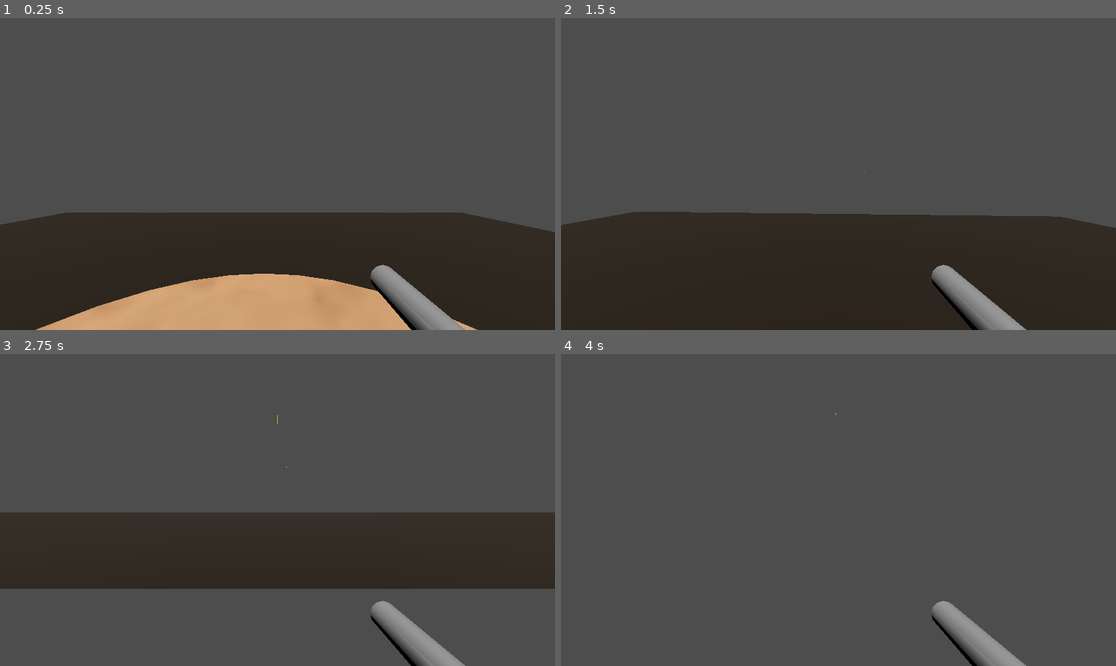
Above: before the commit, frames 1-4 (two rows, left to right).
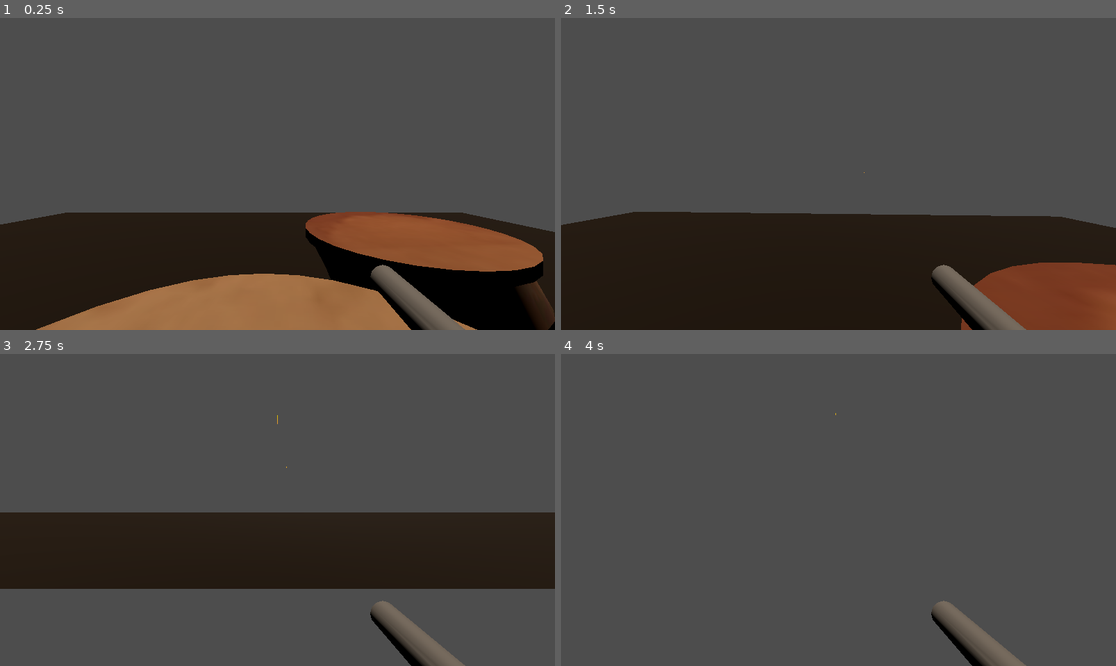
Above: after the commit, the same moments.

Repository: MangiameliFabio/NordicGameJam2026
Game: Godot game, scene res://Levels/DomTest.tscn
Two runs of this game, one before a commit and one after it. Both use one fixed random seed, a clock stepped at 60 frames per second and the inputs below. This scene is started directly instead of the project's main scene.
Inputs (mouse positions are in pixels of both pictures, inside the frame that each line leads up to):
- Up to frame 1 (0.25 s): no input
- Up to frame 2 (1.5 s): move the mouse to (866, 174) at 0.52 s; press the mouse at (866, 174) at 0.53 s; hold W (Forward) from 0.53 s (still down); tap Space (Jump) at 0.77 s; move the mouse to (810, 174) at 1.27 s; release the mouse at (810, 174) at 1.28 s; tap Shift (Sprint) at 1.35 s
- Up to frame 3 (2.75 s): keep holding W (Forward); tap Space (Jump) at 1.52 s; move the mouse to (288, 503) at 2.02 s; press the mouse at (288, 503) at 2.03 s
- Up to frame 4 (4 s): keep holding W (Forward); move the mouse to (832, 516) at 2.77 s; release the mouse at (832, 516) at 2.78 s; tap Shift (Sprint) at 2.85 s; tap Space (Jump) at 3.02, 3.77 s; tap Enter at 3.5 s; move the mouse to (877, 513) at 3.52 s; press the mouse at (877, 513) at 3.53 s

The runs differ from the first frame. In frame 1, 20% of the frame differs, in the area x 6-100%, y 62-100%; in frame 2, 6.0%; in frame 3, 1.4%; in frame 4, 1.4%.

Commit message:
bounce platform has model now

Diff:
--- a/BouncePlatform.tscn
+++ /dev/null
@@ -1,5 +0,0 @@
-[gd_scene format=3 uid="uid://cbngvr3auqtxu"]
-
-[ext_resource type="PackedScene" uid="uid://ckrm5vhotgkmu" path="res://Environment/Platform/Platform.tscn" id="1_kpv6u"]
-
-[node name="Platform" unique_id=1213076847 instance=ExtResource("1_kpv6u")]
--- a/Environment/Platform/BouncePlatform.tscn
+++ b/Environment/Platform/BouncePlatform.tscn
@@ -2,32 +2,25 @@
 
 [ext_resource type="Script" uid="uid://cwfd50c823fyh" path="res://Environment/Platform/DisappearingPlatform.gd" id="1_5hajr"]
 [ext_resource type="Script" uid="uid://doiqa6txlos1w" path="res://Environment/Platform/BounceComponent.gd" id="2_w4yhl"]
-
-[sub_resource type="StandardMaterial3D" id="StandardMaterial3D_w4yhl"]
-albedo_color = Color(0.35078216, 0.3693218, 0.24851328, 1)
-
-[sub_resource type="CylinderMesh" id="CylinderMesh_4qklx"]
-material = SubResource("StandardMaterial3D_w4yhl")
-height = 0.5
+[ext_resource type="PackedScene" uid="uid://dcm7ix7rsbowf" path="res://Assets/Textured Models/trampoline.glb" id="3_4qklx"]
 
 [sub_resource type="CylinderShape3D" id="CylinderShape3D_m23ea"]
-height = 0.50024414
+height = 0.24429321
+radius = 0.99316406
 
 [sub_resource type="CylinderShape3D" id="CylinderShape3D_3yj1p"]
-height = 0.50479126
+height = 0.3622589
+radius = 0.82958984
 
 [node name="BouncePlatform" type="AnimatableBody3D" unique_id=607921131 node_paths=PackedStringArray("PlatformMesh")]
 collision_layer = 6
 collision_mask = 6
 script = ExtResource("1_5hajr")
-PlatformMesh = NodePath("MeshInstance3D")
+PlatformMesh = NodePath("trampoline")
 metadata/_custom_type_script = "uid://cwfd50c823fyh"
 
-[node name="MeshInstance3D" type="MeshInstance3D" parent="." unique_id=2126887505]
-mesh = SubResource("CylinderMesh_4qklx")
-
 [node name="CollisionShape3D" type="CollisionShape3D" parent="." unique_id=1997754158]
-transform = Transform3D(1, 0, 0, 0, 1, 0, 0, 0, 1, 0, -0.003540039, 0)
+transform = Transform3D(1, 0, 0, 0, 1, 0, 0, 0, 1, 0, -0.060682446, 0)
 shape = SubResource("CylinderShape3D_m23ea")
 
 [node name="BounceArea" type="Area3D" parent="." unique_id=627325038]
@@ -36,5 +29,7 @@
 script = ExtResource("2_w4yhl")
 
 [node name="CollisionShape3D" type="CollisionShape3D" parent="BounceArea" unique_id=1982659320]
-transform = Transform3D(1, 0, 0, 0, 1, 0, 0, 0, 1, 0, 0.004837036, 0)
+transform = Transform3D(1, 0, 0, 0, 1, 0, 0, 0, 1, 0, -0.088284984, 0)
 shape = SubResource("CylinderShape3D_3yj1p")
+
+[node name="trampoline" parent="." unique_id=1549058757 instance=ExtResource("3_4qklx")]
--- a/Environment/Platform/DisappearingPlatform.gd
+++ b/Environment/Platform/DisappearingPlatform.gd
@@ -2,7 +2,7 @@
 
 @export_category("Platform Movement")
 @export var TimeTilCollapse : float = 2
-@export var CollapseMaxSpeed : float = 5
+@export var CollapseMaxSpeed : float = 3
 @export var CollapseAcceleration : float = 2
 @export var TimeTilDespawn : float = 5
 
--- a/Levels/DomTest.tscn
+++ b/Levels/DomTest.tscn
@@ -6,17 +6,29 @@
 [ext_resource type="PackedScene" uid="uid://dd0sueaiygwb1" path="res://Environment/Platform 2.tscn" id="4_bvi20"]
 [ext_resource type="PackedScene" uid="uid://be3q48uouspff" path="res://Environment/Pillar1-texture.tscn" id="5_r83mg"]
 [ext_resource type="PackedScene" uid="uid://dot55ud2rc1dc" path="res://Environment/Pillar2-texture.tscn" id="6_dyrbm"]
+[ext_resource type="PackedScene" uid="uid://b81g1jcfypx02" path="res://Environment/Platform/BouncePlatform.tscn" id="7_bvi20"]
 
 [sub_resource type="PlaneMesh" id="PlaneMesh_3pvvw"]
 
 [sub_resource type="StandardMaterial3D" id="StandardMaterial3D_r83mg"]
 albedo_color = Color(0.1237779, 0.080803774, 0, 1)
 
+[sub_resource type="CylinderMesh" id="CylinderMesh_dyrbm"]
+
+[sub_resource type="CylinderMesh" id="CylinderMesh_bvi20"]
+
+[sub_resource type="CylinderMesh" id="CylinderMesh_6hxdk"]
+
 [node name="DomTest" type="Node3D" unique_id=2091618539]
 
 [node name="PlayerCharacter" parent="." unique_id=57928311 instance=ExtResource("1_3pvvw")]
 transform = Transform3D(1, 0, 0, 0, 1, 0, 0, 0, 1, 4.4326715, 11.585972, -4.2857566)
 MaxMovementSpeed = 5.0
+
+[node name="DirectionalLight3D" type="DirectionalLight3D" parent="." unique_id=72789605]
+transform = Transform3D(0.91822535, 0.36252514, 0.15949221, 0, -0.40269876, 0.91533256, 0.39605838, -0.8404816, -0.3697682, 0, 15.284137, 0)
+light_color = Color(0.799854, 0.72377974, 0.6421901, 1)
+light_volumetric_fog_energy = 3.851
 
 [node name="Platform1" parent="." unique_id=519910090 instance=ExtResource("2_r83mg")]
 transform = Transform3D(0.22799252, 0, -0.19498566, 0, 0.29999998, 0, 0.19498566, 0, 0.22799252, -5.0693808, 1.7871499, 0.9237349)
@@ -27,17 +39,35 @@
 [node name="Platform2" parent="." unique_id=931645337 instance=ExtResource("4_bvi20")]
 transform = Transform3D(0.3, 0, 0, 0, 0.3, 0, 0, 0, 0.3, -1.1026123, 2.0196848, -0.19207287)
 
+[node name="Platform12" parent="." unique_id=360391248 instance=ExtResource("4_bvi20")]
+transform = Transform3D(0.2564627, 0, -0.15564987, 0, 0.29999998, 0, 0.15564987, 0, 0.2564627, 5.6529922, 1.8561792, -7.1262035)
+
 [node name="Platform3" parent="." unique_id=1090433255 instance=ExtResource("4_bvi20")]
-transform = Transform3D(0.20937087, 0, -0.2148577, 0, 0.29999998, 0, 0.2148577, 0, 0.20937087, 4.896957, 1.0328116, 6.2759023)
+transform = Transform3D(0.20937087, 0, -0.2148577, 0, 0.29999998, 0, 0.2148577, 0, 0.20937087, 5.9570746, 1.0328116, 6.2759023)
+
+[node name="Platform9" parent="." unique_id=601586335 instance=ExtResource("4_bvi20")]
+transform = Transform3D(0.20937087, 0, -0.2148577, 0, 0.29999998, 0, 0.2148577, 0, 0.20937087, 6.1470447, 1.9770856, 1.5245824)
+
+[node name="Platform8" parent="." unique_id=111470243 instance=ExtResource("4_bvi20")]
+transform = Transform3D(0.29941756, -0.018487021, 0.0027070204, 0.018486269, 0.2994298, 0.00016713349, -0.002712175, 0, 0.2999877, -1.1272243, 1.9392208, 8.1435585)
 
 [node name="Platform4" parent="." unique_id=1364863283 instance=ExtResource("2_r83mg")]
 transform = Transform3D(0.3, 0, 0, 0, 0.3, 0, 0, 0, 0.3, 2.8953133, 1.9002938, 8.149623)
 
 [node name="Platform5" parent="." unique_id=562556492 instance=ExtResource("2_r83mg")]
-transform = Transform3D(0.3, 0, 0, 0, 0.3, 0, 0, 0, 0.3, 1.3822544, 1.9002938, 8.149623)
+transform = Transform3D(0.3, 0, 0, 0, 0.3, 0, 0, 0, 0.3, 1.3822544, 1.8514726, 8.149623)
 
 [node name="Platform7" parent="." unique_id=1841532792 instance=ExtResource("2_r83mg")]
 transform = Transform3D(0.3, 0, 0, 0, 0.3, 0, 0, 0, 0.3, -0.12639973, 1.9002938, 8.149623)
+
+[node name="Platform13" parent="." unique_id=1451900718 instance=ExtResource("2_r83mg")]
+transform = Transform3D(0.17143327, 0, -0.24619225, 0, 0.29999998, 0, 0.24619225, 0, 0.17143327, -5.813772, 2.0597892, 14.407725)
+
+[node name="Platform14" parent="." unique_id=1507742852 instance=ExtResource("2_r83mg")]
+transform = Transform3D(0.17143327, 0, -0.24619225, 0, 0.29999998, 0, 0.24619225, 0, 0.17143327, -6.6784015, 2.010968, 13.166047)
+
+[node name="Platform15" parent="." unique_id=1279298106 instance=ExtResource("2_r83mg")]
+transform = Transform3D(0.17143327, 0, -0.24619225, 0, 0.29999998, 0, 0.24619225, 0, 0.17143327, -7.540513, 2.0597892, 11.927984)
 
 [node name="MeshInstance3D" type="MeshInstance3D" parent="." unique_id=2062909304]
 transform = Transform3D(64.82076, 0, 0, 0, 1.39572, 0, 0, 0, 71.06086, 0, 0, 0)
@@ -59,9 +89,6 @@
 [node name="Pillar5" parent="." unique_id=739054985 instance=ExtResource("5_r83mg")]
 transform = Transform3D(-0.53963804, 0, 0.84189713, 0, 1, 0, -0.84189713, 0, -0.53963804, -5.4901714, -3.0759115, 0.50030375)
 
-[node name="DirectionalLight3D" type="DirectionalLight3D" parent="." unique_id=72789605]
-transform = Transform3D(1, 0, 0, 0, -0.27597287, 0.9611654, 0, -0.9611654, -0.27597287, 0, 5.8350525, 0)
-
 [node name="Pillar4" parent="." unique_id=1479640257 instance=ExtResource("6_dyrbm")]
 transform = Transform3D(1, 0, 0, 0, 1, 0, 0, 0, 1, 8.152282, 0, 15.8139)
 
@@ -70,3 +97,27 @@
 
 [node name="Pillar8" parent="." unique_id=1481401188 instance=ExtResource("6_dyrbm")]
 transform = Transform3D(0.020349126, 0, -0.99979293, 0, 1, 0, 0.99979293, 0, 0.020349126, -10.831674, 7.508363, 0.07776642)
+
+[node name="Pillar9" parent="." unique_id=2111927257 instance=ExtResource("6_dyrbm")]
+transform = Transform3D(-0.8404437, 0, -0.5418989, 0, 1, 0, 0.5418989, 0, -0.8404437, 7.2836456, 5.3283386, -9.328626)
+
+[node name="BouncePlatform" parent="." unique_id=607921131 instance=ExtResource("7_bvi20")]
+transform = Transform3D(1, 0, 0, 0, 1, 0, 0, 0, 1, -1.1427064, 3.047626, 4.499026)
+
+[node name="BouncePlatform2" parent="." unique_id=1214919302 instance=ExtResource("7_bvi20")]
+transform = Transform3D(0.5379177, 0, -0.8429974, 0, 1, 0, 0.8429974, 0, 0.5379177, 0.40873575, 5.9000764, -2.9115844)
+
+[node name="Node3D" type="Node3D" parent="." unique_id=172884680]
+transform = Transform3D(3.9455395, 0, 0, 0, 5.4498143, 0, 0, 0, 3.9455395, 0, 2.5978417, 28.83514)
+
+[node name="MeshInstance3D2" type="MeshInstance3D" parent="Node3D" unique_id=491500552]
+transform = Transform3D(3.1577716, 0, 0, 0, 1, 0, 0, 0, 3.1577716, -0.144891, 0, -1.1704893)
+mesh = SubResource("CylinderMesh_dyrbm")
+
+[node name="MeshInstance3D3" type="MeshInstance3D" parent="Node3D" unique_id=201200674]
+transform = Transform3D(0.9999998, 0, 0, 0, 1, 0, 0, 0, 0.9999998, -3.4854424, 0, -2.725397)
+mesh = SubResource("CylinderMesh_bvi20")
+
+[node name="MeshInstance3D4" type="MeshInstance3D" parent="Node3D" unique_id=1030604632]
+transform = Transform3D(0.9999997, 0, 0, 0, 1, 0, 0, 0, 0.9999997, -3.71781, 0, -5.5384645)
+mesh = SubResource("CylinderMesh_6hxdk")
